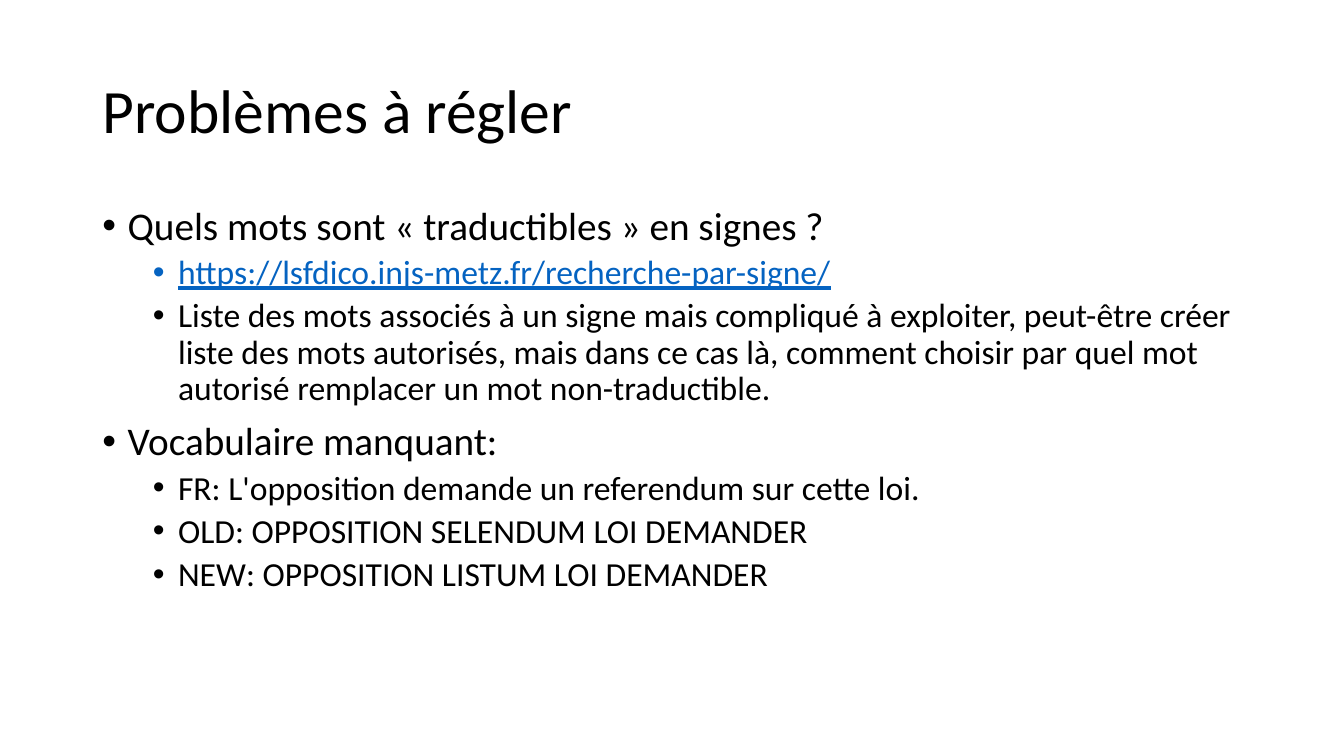
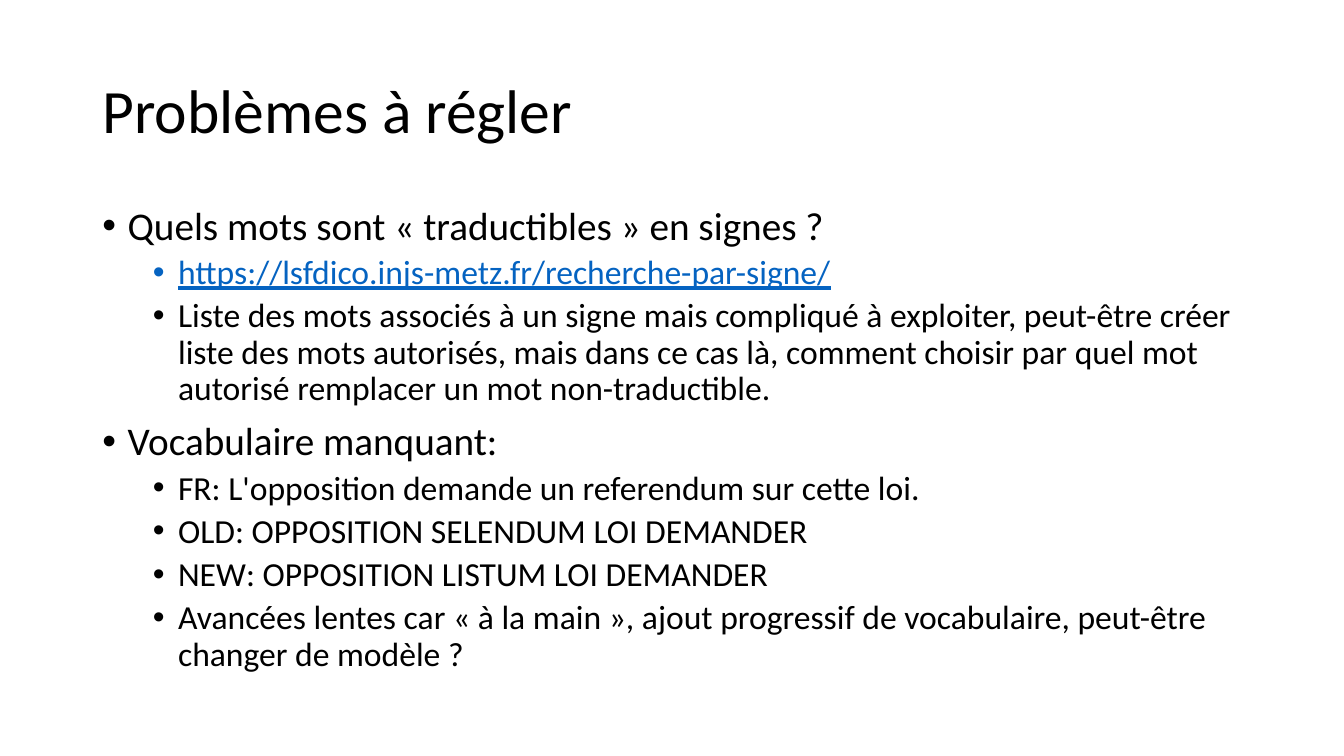
Before and after one commit to Sebastienaln/3Dsign, a slide deck: slide 3 of docs/presentations/Réuniond’avancement2204.pptx. Drawn at 1344x756 pixels with LibreOffice and Linux fonts; fonts in the diff are those of the drawing. Boxes give left, top, right and bottom in pixels: in the first picture for what was removed or moved away, otherwise in the second. Text is boxed around its words. In the diff, an @@ line names an element or a change of style, - is before the commit and + after.

```diff
--- a/docs/presentations/Réuniond’avancement2204.pptx
+++ b/docs/presentations/Réuniond’avancement2204.pptx
@@ text at (x1=178, y1=605, x2=1206, y2=672): paragraph added @@
+  • Avancées lentes car « à la main », ajout progressif de vocabulaire, peut-être changer de modèle ?
```
Also in this commit, not shown: 2 other slides changed, 1 slide added.
